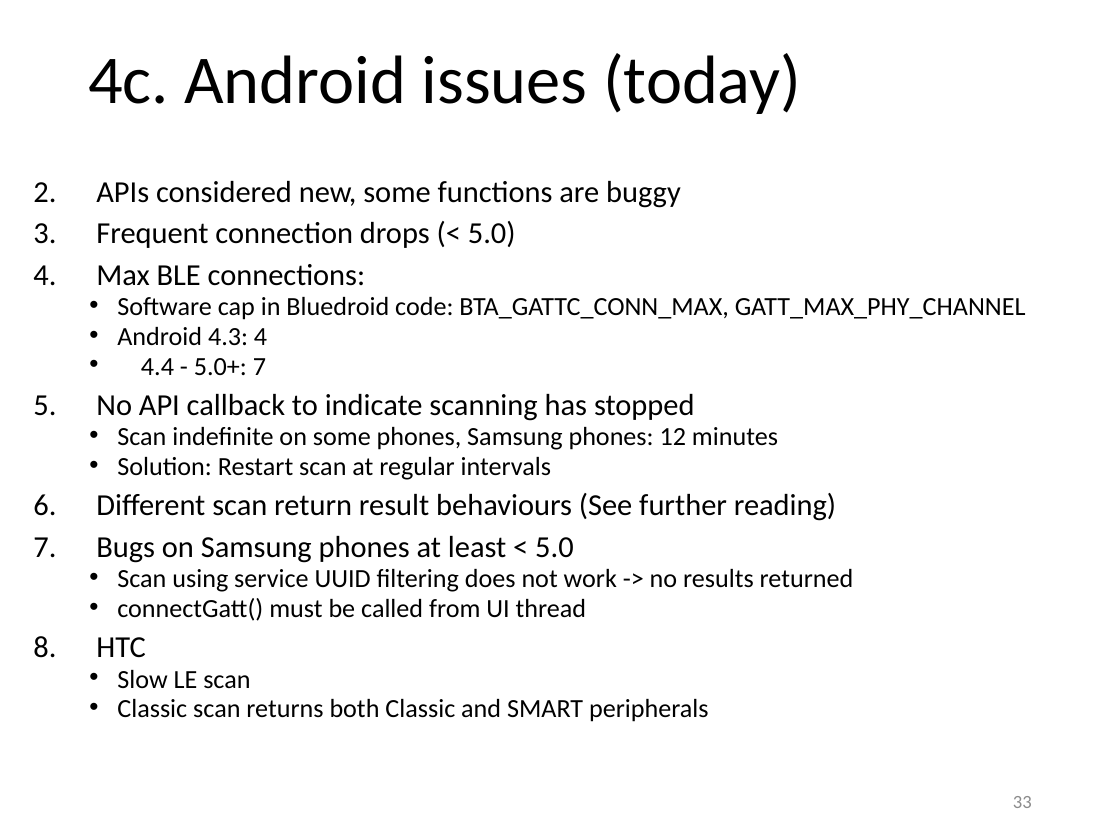
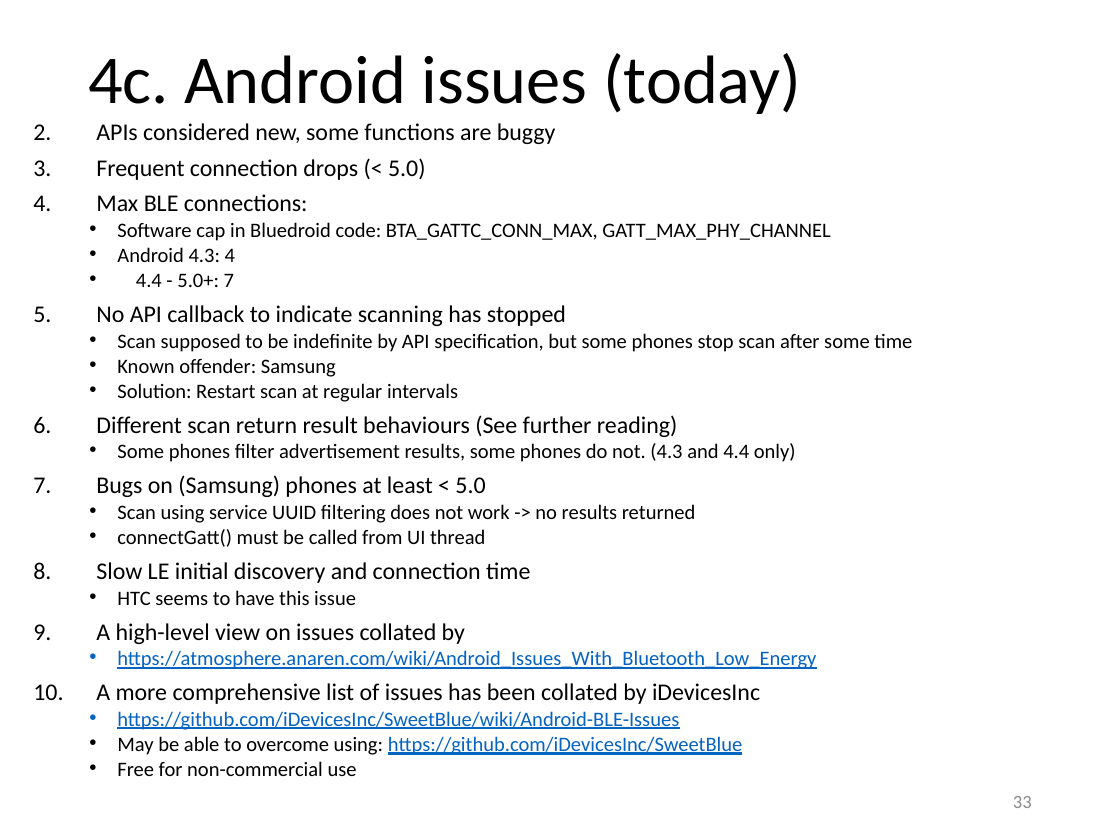
Before and after one commit to yeokm1/intro-to-ble, a slide deck: slide 33 of intro to ble.pptx. Drawn at 1120x840 pixels with LibreOffice and Linux fonts; fonts in the diff are those of the drawing. Boxes give left, top, right and bottom in pixels: in the first picture for what was removed or moved away, otherwise in the second. Text is boxed around its words. In the diff, an @@ line names an element or a change of style, - is before the commit and + after.

Commit message:
extra android issues

```diff
--- a/intro to ble.pptx
+++ b/intro to ble.pptx
@@ text "APIs considered new, some functions ...": place and size @@
-text "APIs considered new, some functions ..." at [96, 181, 1026, 722]
+text "APIs considered new, some functions ..." at [96, 123, 912, 776]
@@ text at [96, 123, 830, 547]: size 19.6 to 15.4 pt in "APIs considered new, some functions are buggy", "Frequent connection drops (< 5.0)", "Max BLE connections:", "No API callback to indicate scanning has ..." and 1 more places; size 16.8 to 13.2 pt in "Software cap in Bluedroid code: BTA_GATTC_CONN_MAX, GATT_MAX ...", "Android 4.3: 4", "4.4 - 5.0+: 7", "Solution: Restart scan at regular intervals" and 2 more places @@
@@ text at [117, 333, 912, 377]: text changed; size 16.8 to 13.2 pt @@
-  • Scan indefinite on some phones, Samsung phones: 12 minutes
+  • Scan supposed to be indefinite by API specification, but some phones stop scan after some time
+  • Known offender: Samsung
@@ text at [96, 443, 796, 497]: text changed; size 19.6 to 13.2 pt @@
-7. Bugs on Samsung phones at least < 5.0
+  • Some phones filter advertisement results, some phones do not. (4.3 and 4.4 only)
+7. Bugs on (Samsung) phones at least < 5.0
@@ text at [96, 562, 816, 776]: text changed; size 16.8 to 13.2 pt @@
-8. HTC
-  • Slow LE scan
-  • Classic scan returns both Classic and SMART peripherals
+8. Slow LE initial discovery and connection time
+  • HTC seems to have this issue
+9. A high-level view on issues collated by
+  • https://atmosphere.anaren.com/wiki/Android_Issues_With_Bluetooth_Low_Energy
+10. A more comprehensive list of issues has been collated by iDevicesInc
+  • https://github.com/iDevicesInc/SweetBlue/wiki/Android-BLE-Issues
+  • May be able to overcome using: https://github.com/iDevicesInc/SweetBlue
+  • Free for non-commercial use
```
Also in this commit, not shown: 1 other slide changed, 1 other file.
